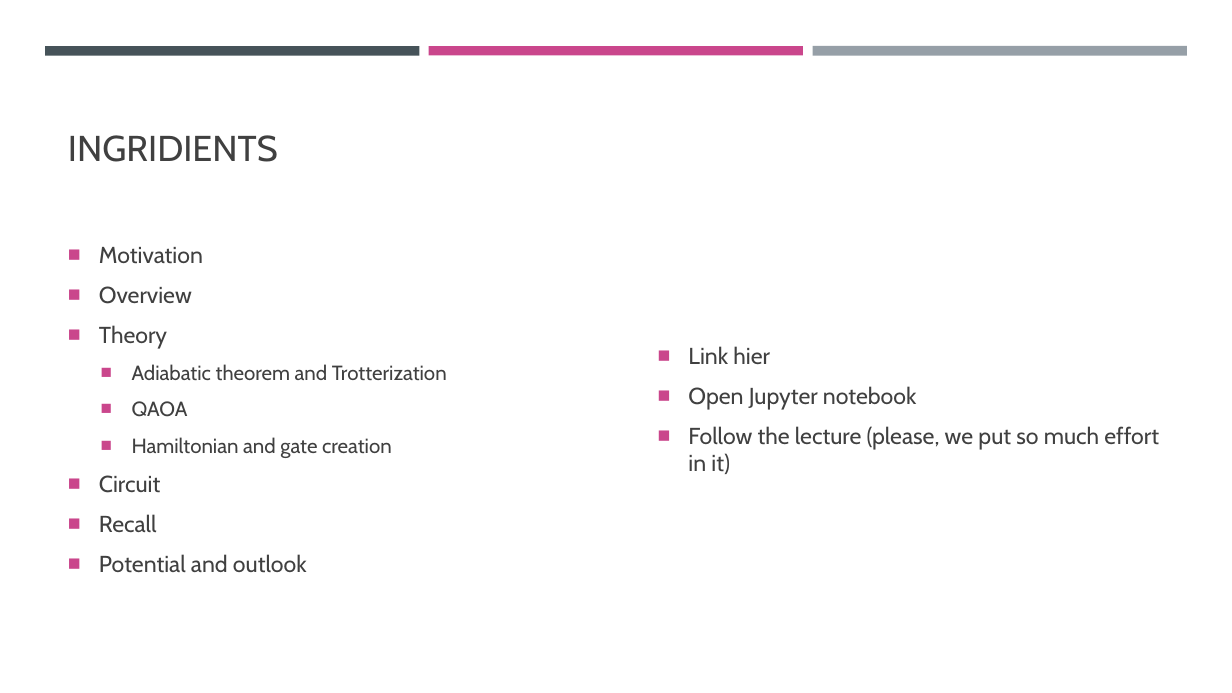
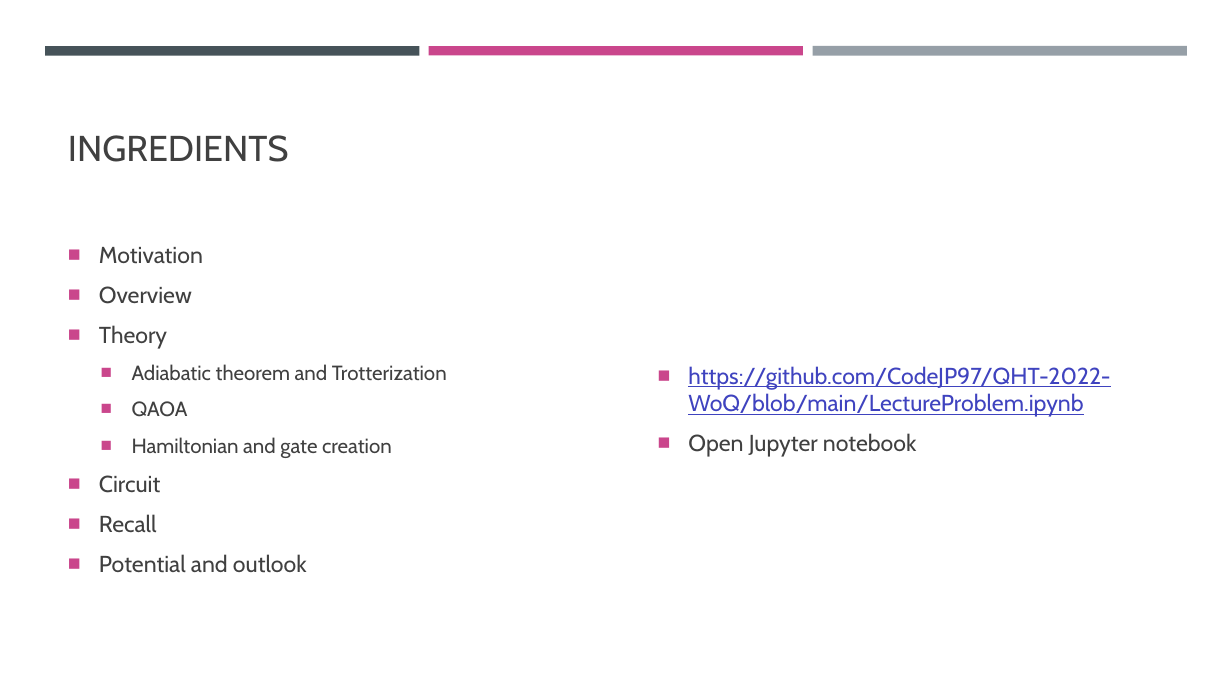
Before and after one commit to CodeJP97/QHT-2022-WoQ, a slide deck: slide 2 of Lecture.pptx. Drawn at 1232x693 pixels with LibreOffice and Linux fonts; fonts in the diff are those of the drawing. Boxes give left, top, right and bottom in pixels: in the first picture for what was removed or moved away, otherwise in the second. Text is boxed around its words. In the diff, an @@ line names an element or a change of style, - is before the commit and + after.

Commit message:
final

```diff
--- a/Lecture.pptx
+++ b/Lecture.pptx
@@ title at (68, 135, 289, 162): text changed @@
-INGRIDIENTS
+INGREDIENTS
@@ text at (688, 366, 1110, 417): text changed; text colour #404040 to #3F43BF @@
-■ Link hier
+■ https://github.com/CodeJP97/QHT-2022-WoQ/blob/main/LectureProblem.ipynb
@@ text at (688, 426, 1159, 474): paragraph removed @@
-■ Follow the lecture (please, we put so much effort in it)
```
Also in this commit, not shown: 5 other slides changed.
